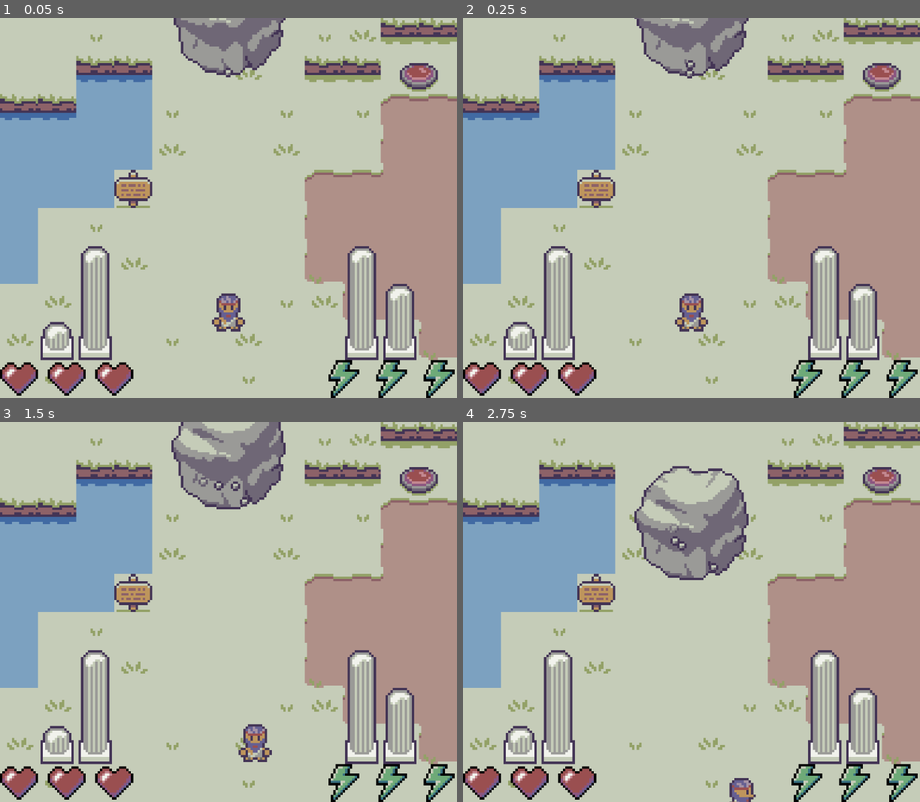
Above: before the commit, frames 1-4 (two rows, left to right).
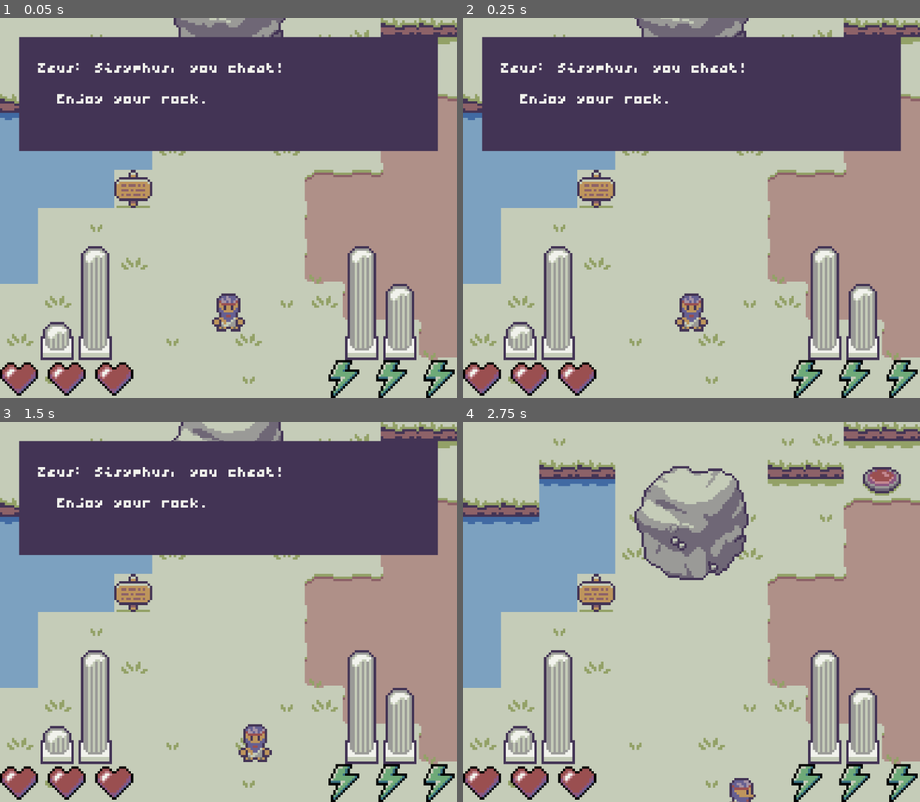
Above: after the commit, the same moments.

Repository: michasng/sisyphus
Game: Godot game, scene res://scenes/game.tscn
Same seed, same stepped clock (60 frames per second), same inputs: the game is played once before the commit and once after it.
Inputs:
- Up to frame 1 (0.05 s): no input
- Up to frame 2 (0.25 s): no input
- Up to frame 3 (1.5 s): hold D (right) 0.53-1.28 s; tap Space (punch) at 0.6 s; hold S (down) from 1.28 s (still down); tap Shift (sprint) at 1.35 s
- Up to frame 4 (2.75 s): release S (down) at 2.03 s; hold D (right) from 2.03 s (still down); tap Space (punch) at 2.1 s

The runs differ from the first frame. In frame 1, 27% of the frame differs, in the area x 4-96%, y 4-35%; in frame 2, 27%; in frame 3, 26%; in frame 4, nothing differs.

Commit message:
Add message by zeus

Diff:
--- a/project.godot
+++ b/project.godot
@@ -28,6 +28,7 @@
 
 folder_colors={
 "res://resources/": "blue",
+"res://resources/fonts/": "pink",
 "res://resources/sounds/": "orange",
 "res://resources/textures/": "green",
 "res://scenes/": "yellow",
--- /dev/null
+++ b/resources/theme.tres
@@ -0,0 +1,12 @@
+[gd_resource type="Theme" load_steps=2 format=3 uid="uid://ekqcvbc2bhhf"]
+
+[ext_resource type="FontFile" uid="uid://bmced44q518yh" path="res://resources/fonts/bytesized/Bytesized-Regular.ttf" id="1_d4nwg"]
+
+[resource]
+default_font = ExtResource("1_d4nwg")
+default_font_size = 8
+Label/colors/font_color = Color(0.945098, 0.94902, 0.92549, 1)
+MarginContainer/constants/margin_bottom = 8
+MarginContainer/constants/margin_left = 8
+MarginContainer/constants/margin_right = 8
+MarginContainer/constants/margin_top = 8
--- a/scenes/game.tscn
+++ b/scenes/game.tscn
@@ -10,6 +10,7 @@
 [ext_resource type="PackedScene" uid="uid://bhnwn34ic1p7i" path="res://scenes/bat.tscn" id="6_kvpfn"]
 [ext_resource type="Script" uid="uid://df1tsxh51cse6" path="res://scripts/heads_up_display.gd" id="6_u5sy4"]
 [ext_resource type="PackedScene" uid="uid://cu5jx6qinyvde" path="res://scenes/button_tile.tscn" id="6_vtaks"]
+[ext_resource type="Theme" uid="uid://ekqcvbc2bhhf" path="res://resources/theme.tres" id="9_kvpfn"]
 
 [sub_resource type="AtlasTexture" id="AtlasTexture_vtaks"]
 atlas = ExtResource("1_uwrxv")
@@ -113,7 +114,7 @@
 target = NodePath("../YSorted/Player")
 metadata/_custom_type_script = "uid://bbbvp2jq4pcrw"
 
-[node name="HeadsUpDisplay" type="Control" parent="GameCamera" node_paths=PackedStringArray("player")]
+[node name="HeadsUpDisplay" type="Control" parent="GameCamera" node_paths=PackedStringArray("player", "label_container", "label", "health_container", "stamina_container")]
 layout_mode = 3
 anchors_preset = 8
 anchor_left = 0.5
@@ -126,6 +127,7 @@
 offset_bottom = 80.0
 grow_horizontal = 2
 grow_vertical = 2
+theme = ExtResource("9_kvpfn")
 script = ExtResource("6_u5sy4")
 player = NodePath("../../YSorted/Player")
 full_health_icon = SubResource("AtlasTexture_vtaks")
@@ -134,6 +136,10 @@
 full_stamina_icon = SubResource("AtlasTexture_u5sy4")
 half_stamina_icon = SubResource("AtlasTexture_gee14")
 empty_stamina_icon = SubResource("AtlasTexture_0tnpc")
+label_container = NodePath("ColorRect")
+label = NodePath("ColorRect/MarginContainer/VBoxContainer/Label")
+health_container = NodePath("HealthContainer")
+stamina_container = NodePath("StaminaContainer")
 
 [node name="HealthContainer" type="HBoxContainer" parent="GameCamera/HeadsUpDisplay"]
 layout_mode = 1
@@ -153,6 +159,30 @@
 grow_vertical = 0
 alignment = 2
 
+[node name="ColorRect" type="ColorRect" parent="GameCamera/HeadsUpDisplay"]
+layout_mode = 0
+offset_left = 8.0
+offset_top = 8.0
+offset_right = 184.0
+offset_bottom = 56.0
+color = Color(0.262745, 0.203922, 0.333333, 1)
+
+[node name="MarginContainer" type="MarginContainer" parent="GameCamera/HeadsUpDisplay/ColorRect"]
+layout_mode = 1
+anchors_preset = 15
+anchor_right = 1.0
+anchor_bottom = 1.0
+grow_horizontal = 2
+grow_vertical = 2
+
+[node name="VBoxContainer" type="VBoxContainer" parent="GameCamera/HeadsUpDisplay/ColorRect/MarginContainer"]
+layout_mode = 2
+
+[node name="Label" type="Label" parent="GameCamera/HeadsUpDisplay/ColorRect/MarginContainer/VBoxContainer"]
+custom_minimum_size = Vector2(64, 32)
+layout_mode = 2
+autowrap_mode = 2
+
 [connection signal="is_pressed_changed" from="BackgroundObjects/Button1" to="YSorted/YSortedObjects/Gate1" method="_on_button_is_pressed_changed"]
 [connection signal="is_pressed_changed" from="BackgroundObjects/Button2_1" to="YSorted/YSortedObjects/Gate2" method="_on_button_is_pressed_changed"]
 [connection signal="is_pressed_changed" from="BackgroundObjects/Button2_2" to="YSorted/YSortedObjects/Gate2" method="_on_button_is_pressed_changed"]
--- a/scripts/game.gd
+++ b/scripts/game.gd
@@ -5,6 +5,12 @@
 
 @onready var boulder: Boulder = $YSorted/Boulder
 @onready var camera: GameCamera = $GameCamera
+@onready var heads_up_display: HeadsUpDisplay = $GameCamera/HeadsUpDisplay
+
+
+func _ready() -> void:
+	heads_up_display.text = "Zeus: Sisyphus, you cheat!
+	  Enjoy your rock."
 
 
 func _on_boulder_state_changed(previous_state: Boulder.State, _current_state: Boulder.State) -> void:
--- a/scripts/heads_up_display.gd
+++ b/scripts/heads_up_display.gd
@@ -1,3 +1,4 @@
+class_name HeadsUpDisplay
 extends Control
 
 @export var player: Player
@@ -10,8 +11,19 @@
 @export var half_stamina_icon: Texture
 @export var empty_stamina_icon: Texture
 
-@onready var health_container: Container = $HealthContainer
-@onready var stamina_container: Container = $StaminaContainer
+@export var label_container: Control
+@export var label: Label
+@export var health_container: Container
+@export var stamina_container: Container
+
+var text: String:
+	get:
+		return label.text
+	set(value):
+		label.text = value
+		label_container.visible = true
+		await get_tree().create_timer(2.0).timeout
+		label_container.visible = false
 
 
 func _ready() -> void:
Binary file added: resources/fonts/bytesized/Bytesized-Regular.ttf
Not shown, added: resources/fonts/bytesized/Bytesized-Regular.ttf.import
Not shown, added: resources/fonts/bytesized/OFL.txt
Not shown: 1 places in scenes/game.tscn that only renumber resources
